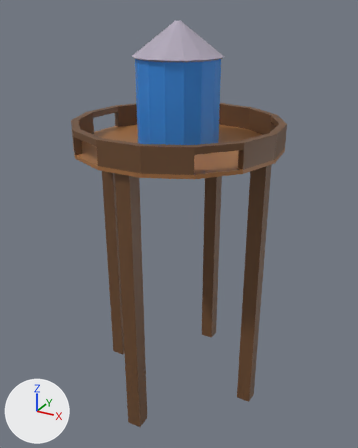
The FBX model Desafio_Del_Agua/Assets/ASSETS/ESTRUCTURAS/Torre agua.fbx: old version first, new version second.
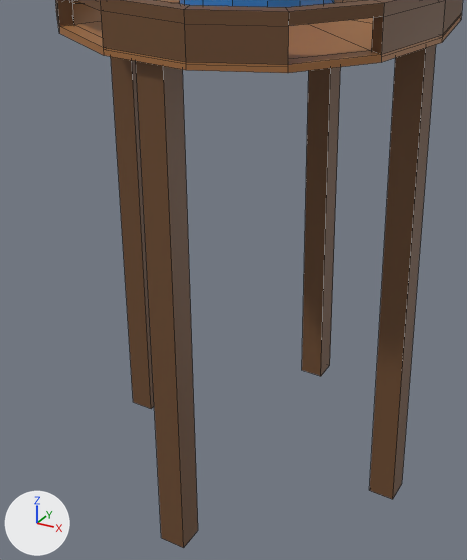
There are two pictures of each version: one whole from a camera (50 mm lens) standing at (5.85, -10.59, 3.21) and looking at (0.0, 0.04, -2.1), one close up on the part from 12% to 80% of the width and 31% to 97% of the height. The lights are fixed; the arrows at lower left show +X, +Y and +Z. The close-ups show mesh edges as thin lines.

Script lines for the objects in view, before the commit:
```python
me_cylinder = bpy.data.meshes.new('Cylinder')
me_cylinder.from_pydata(...)  # 227 vertices, 206 faces; spans x -2.59..2.59, y -2.54..2.6, z -8.09..1.8
me_cylinder.materials.append(mat_material_002)  # picture img_lospec500_32x_png
ob_cylinder = bpy.data.objects.new('Cylinder', me_cylinder)
ob_cylinder.location = (0.0, 0.0, 1.12)
```
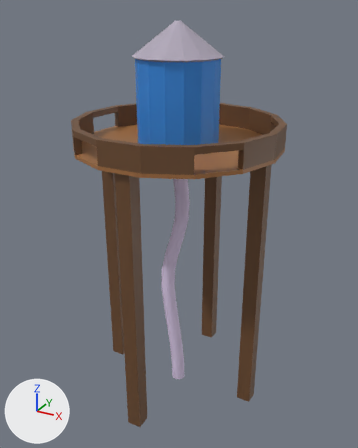
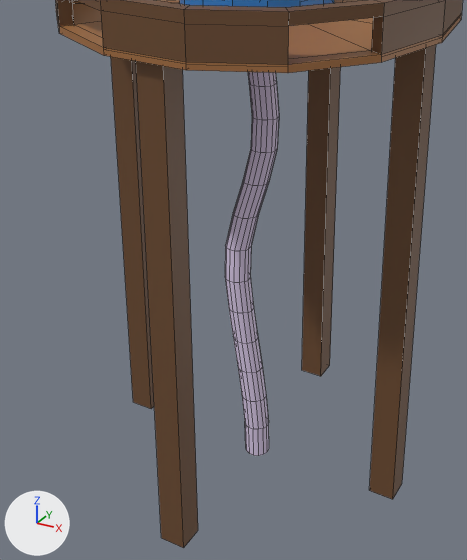
The newer file is also turned or shifted as a whole; pictures and numbers use the older file's frame.

The change, as a list of edits to the scene's bpy script:
```text
Change me_cylinder:
    used by ob_cylinder; location = (0.0, 0.0, 1.12)
    remove me_cylinder.from_pydata(...)  # 227 vertices, 206 faces; spans x -2.59..2.59, y -2.54..2.6, z -8.09..1.8
    add me_cylinder.from_pydata(...)  # 452 vertices, 431 faces; spans x -2.59..2.59, y -2.54..2.6, z -8.25..1.8
    me_cylinder part 1: 225 vertices added at x -0.53..0.2, y -0.19..0.5, z -8.25..-1.09
```

Boxes (x1, y1, x2, y2) around the edits, measured in the close-ups (467 x 560 px):
part 1 of me_cylinder, added: after (225, 72, 279, 456)
